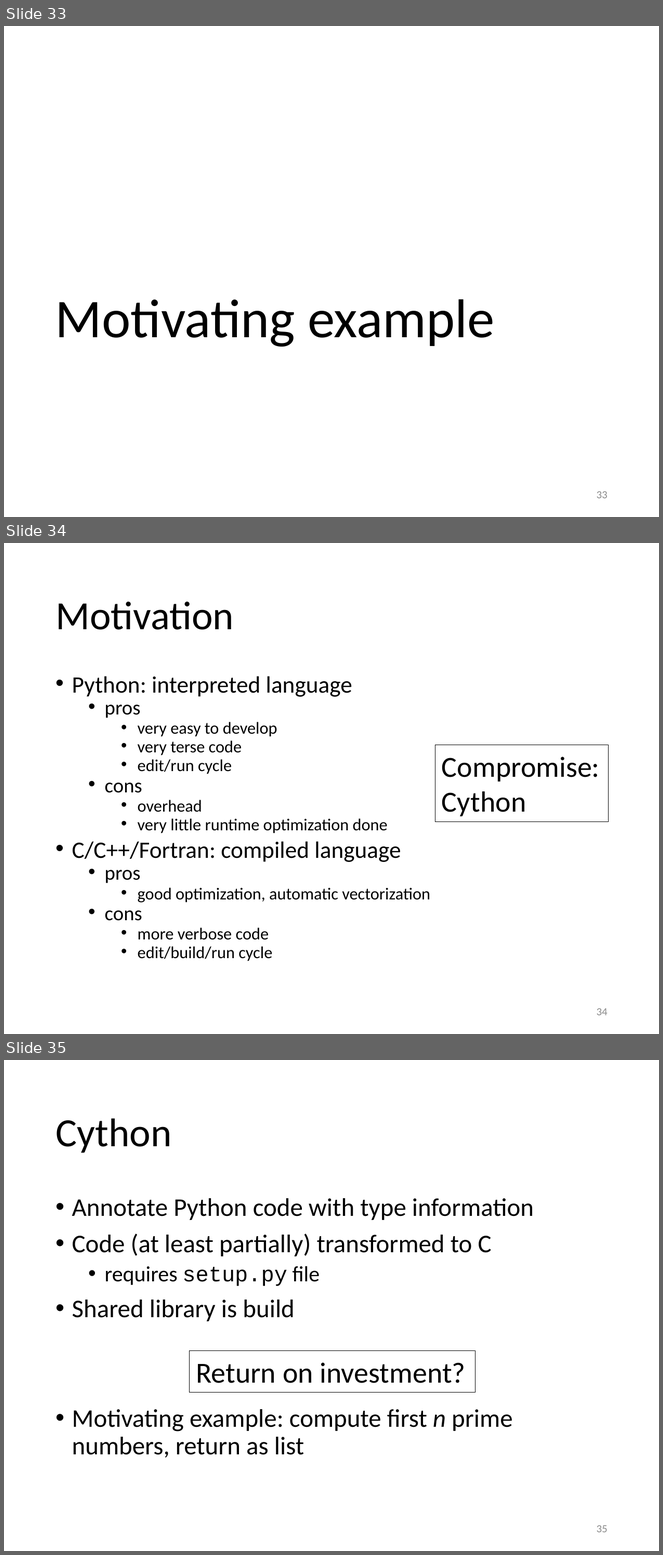
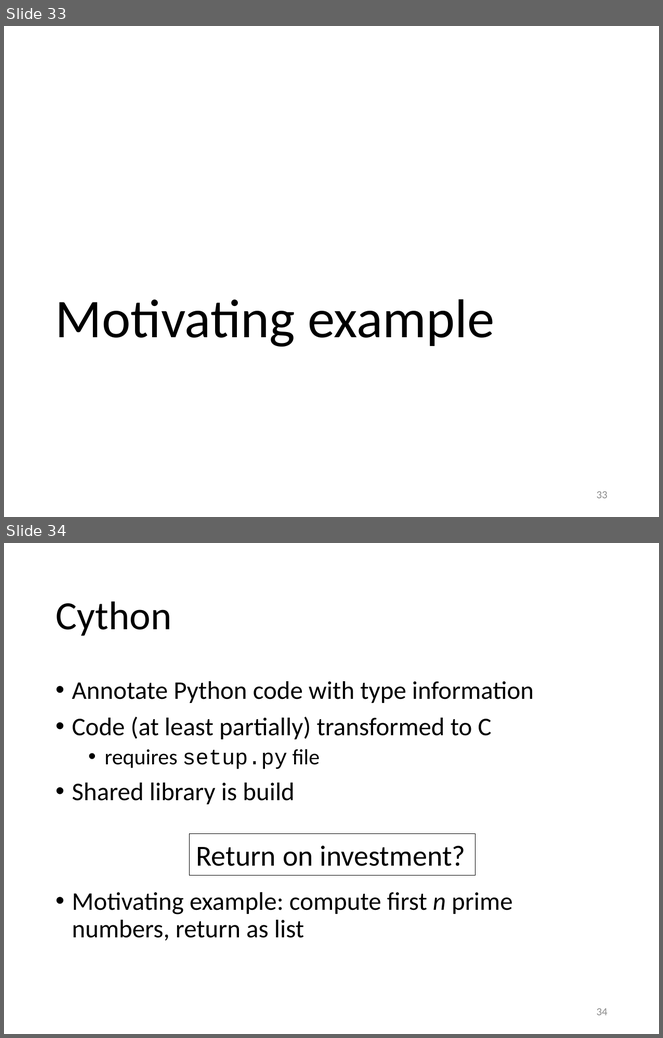
Before and after one commit to gjbex/training-material, a slide deck: Python/python_hpc.pptx. Shown one above the other, each under a label of ours: slides 33, 34 and 35 before the commit, slides 33 and 34 after it. The pictures are 663x1555 and 663x1038 pixels, drawn with LibreOffice and Linux fonts; fonts in the diff are those of the drawing. Boxes give left, top, right and bottom in pixels: in the first picture for what was removed or moved away, otherwise in the second. Text is boxed around its words. In the diff, an @@ line names an element or a change of style, - is before the commit and + after.

```diff
--- a/Python/python_hpc.pptx
+++ b/Python/python_hpc.pptx
@@ slide 34 removed at <box>4,543,659,1034</box>, background #FFFFFF @@
@@ title removed at <box>55,601,234,630</box> @@
-Motivation
@@ text removed at <box>72,676,430,962</box> @@
-• Python: interpreted language
-  • pros
-    • very easy to develop
-    • very terse code
-    • edit/run cycle
-  • cons
-    • overhead
-    • very little runtime optimization done
-• C/C++/Fortran: compiled language
-  • pros
-    • good optimization, automatic vectorization
-  • cons
-    • more verbose code
-    • edit/build/run cycle
@@ rectangle removed at <box>435,745,608,822</box> @@
-Compromise:
-Cython
@@ page number removed at <box>597,1008,608,1016</box> @@
-34
@@ what was slide 35 is now slide 34 @@
@@ page number at <box>597,1008,608,1016</box>: text changed @@
-35
+34
```
Also in this commit, not shown: 2 slides changed.
